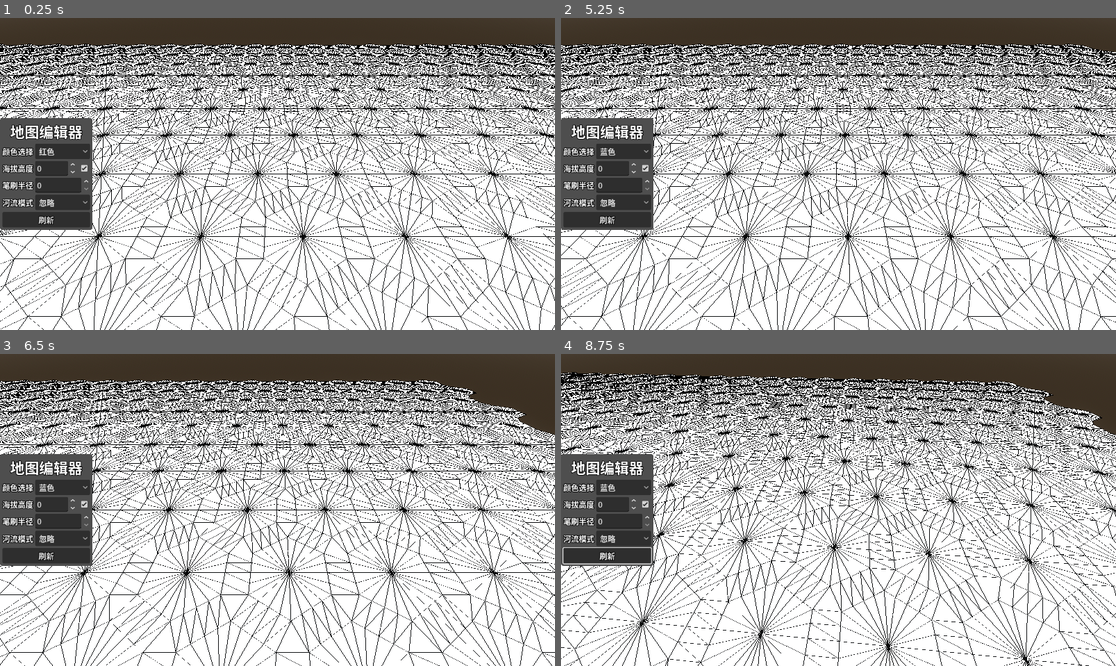
Above: before the commit, frames 1-4 (two rows, left to right).
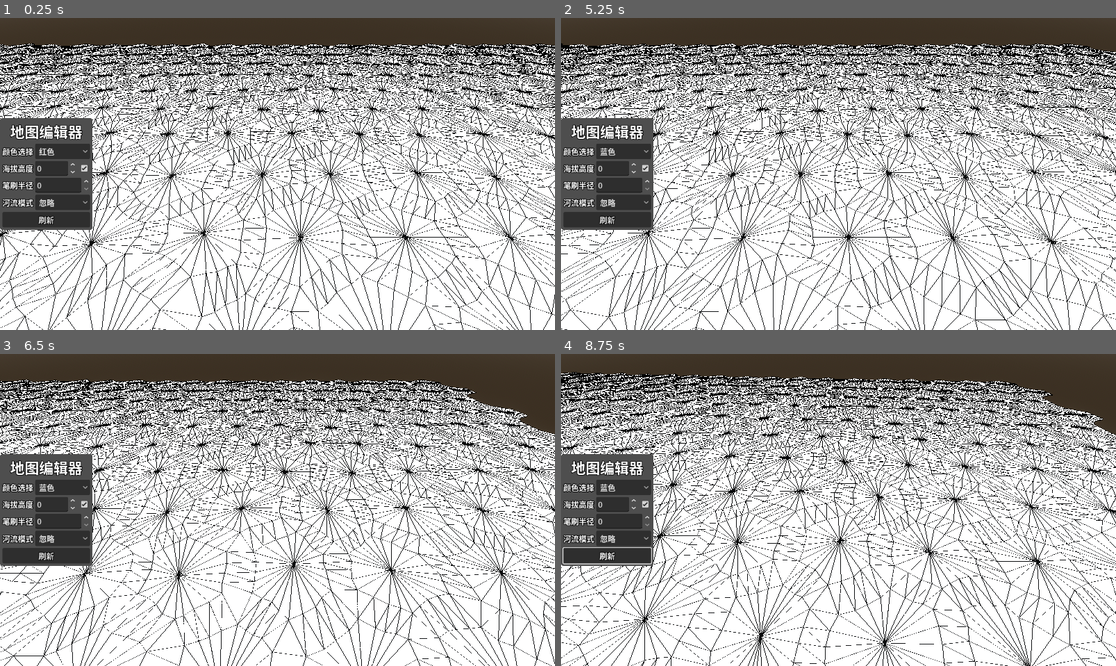
Above: after the commit, the same moments.

Repository: LiGameAcademy/godot_hex_map
Game: Godot game, scene res://scenes/main.tscn
Same seed, same stepped clock (60 frames per second), same inputs: the game is played once before the commit and once after it.
Inputs (mouse positions are in pixels of both pictures, inside the frame that each line leads up to):
- Up to frame 1 (0.25 s): no input
- Up to frame 2 (5.25 s): click "红色" at 0.5 s; click (644, 167) at 1.25 s; click "忽略" at 2 s; click "忽略" at 2.75 s; click "蓝色" at 3.5 s; click "刷新" at 4.25 s; tap Enter at 5 s; move the mouse to (960, 158) at 5.02 s; hold Right (ui_right) from 5.03 s (still down); tap 1 at 5.1 s; click (960, 158) at 5.17 s
- Up to frame 3 (6.5 s): release Right (ui_right) at 5.75 s; drag from (166, 525) to (249, 572) at 5.77 s
- Up to frame 4 (8.75 s): tap Space at 6.5 s; move the mouse to (894, 441) at 6.52 s; hold Right (ui_right) 6.53-7.25 s; tap 3 at 6.6 s; drag from (810, 572) to (672, 463) at 7.27 s; tap Enter at 8 s; move the mouse to (1005, 556) at 8.02 s; hold Left (ui_left) from 8.03 s (still down); tap E at 8.1 s

The runs differ from the first frame. In frame 1, 21% of the frame differs, in the area x 0-100%, y 8-100%; in frame 2, 21%; in frame 3, 20%; in frame 4, 21%.

Commit message:
22-河流：水面着色与动画

Diff:
--- a/prefabs/hex_grid_chunk.tscn
+++ b/prefabs/hex_grid_chunk.tscn
@@ -12,5 +12,6 @@
 
 [node name="RiverMesh" parent="." unique_id=1661439844 instance=ExtResource("2_p6i6p")]
 unique_name_in_owner = true
+cast_shadow = 0
 show_wireframe = false
 persistent_material = ExtResource("3_n4gxk")
--- a/resources/materials/river_shader_material.tres
+++ b/resources/materials/river_shader_material.tres
@@ -2,9 +2,25 @@
 
 [ext_resource type="Shader" uid="uid://sgp8q1bpm70v" path="res://resources/shaders/river.gdshader" id="1_dorey"]
 
+[sub_resource type="Gradient" id="Gradient_dorey"]
+offsets = PackedFloat32Array(0.5397112, 0.9025271)
+colors = PackedColorArray(0, 0, 0, 1, 0.9297146, 0.9297147, 0.9297146, 1)
+
+[sub_resource type="FastNoiseLite" id="FastNoiseLite_dorey"]
+frequency = 0.1
+
+[sub_resource type="NoiseTexture2D" id="NoiseTexture2D_ghcn0"]
+noise = SubResource("FastNoiseLite_dorey")
+color_ramp = SubResource("Gradient_dorey")
+seamless = true
+
 [resource]
 render_priority = 0
 shader = ExtResource("1_dorey")
+shader_parameter/_main_tex = SubResource("NoiseTexture2D_ghcn0")
 shader_parameter/_color = Color(0.2, 0.4, 0.9, 0.6)
 shader_parameter/_metallic = 0.0
 shader_parameter/_glossiness = 0.5
+shader_parameter/flow_speed = 0.10000000475
+shader_parameter/u_scale = 0.0625
+shader_parameter/highlight_strength = 0.9610000456475
--- a/resources/shaders/river.gdshader
+++ b/resources/shaders/river.gdshader
@@ -1,18 +1,33 @@
 shader_type spatial;
+render_mode blend_mix, depth_draw_always, cull_back;
 
 uniform sampler2D _main_tex : source_color;
 uniform vec4 _color : source_color = vec4(0.2, 0.4, 0.9, 0.6);
 uniform float _metallic : hint_range(0.0, 1.0, 0.1) = 0.0;
 uniform float _glossiness : hint_range(0.0, 1.0, 0.1) = 0.5;
 
+uniform float flow_speed : hint_range(0.0, 5.0) = 1.0;
+uniform float u_scale : hint_range(0.0, 1.0) = 0.0625;
+uniform float highlight_strength : hint_range(0.0, 5.0) = 2.0;
+
 void fragment() {
-	vec4 c = texture(_main_tex, UV) * _color;
-	vec3 albedo = c.rgb;
+	vec2 uv = UV;
+	uv.x = fract(uv.x * u_scale + TIME * 0.005);
+	uv.y -= fract(TIME * flow_speed);
+
+	vec2 uv2 = UV;
+	uv2.x = fract(uv2.x * u_scale + TIME * 0.0052);
+	uv2.y -= fract(TIME * (flow_speed - 0.02));
+
+	vec4 noise_sample = texture(_main_tex, uv);
+	vec4 noise_sample2 = texture(_main_tex, uv2);
+	float blend_noise = noise_sample.r * noise_sample2.r;
+
+	vec3 albedo = clamp(_color.rgb + vec3(blend_noise * highlight_strength), 0.0, 1.0);
+	float alpha = clamp(_color.a + blend_noise * highlight_strength, 0.0, 1.0);
 
 	METALLIC = _metallic;
 	ROUGHNESS = clamp(1.0 - _glossiness, 0.0, 1.0);
-	//ALPHA = c.a;
-	albedo.r = UV.x;
-	albedo.g = UV.y;
 	ALBEDO = albedo;
+	ALPHA = alpha;
 }
--- a/scenes/main.tscn
+++ b/scenes/main.tscn
@@ -28,7 +28,6 @@
 shadow_enabled = true
 
 [node name="HexGrid" parent="." unique_id=258472898 instance=ExtResource("1_o5qli")]
-noise = null
 
 [node name="HexMapCamera" parent="." unique_id=2101402743 node_paths=PackedStringArray("grid") instance=ExtResource("2_sugp2")]
 transform = Transform3D(1, 0, 0, 0, 1, 0, 0, 0, 1, 0, 57.87253, 0)
--- a/scripts/hex_metrics.gd
+++ b/scripts/hex_metrics.gd
@@ -49,7 +49,7 @@
 
 ## 河床相对格子海拔的高度偏移（负值表示比地面低）
 const STREAM_BED_ELEVATION_OFFSET: float = -1.0
-const RIVER_SURFACE_Y_OFFSET: float = -0.5
+const RIVER_SURFACE_Y_OFFSET: float = -0.1
 
 static var noise: FastNoiseLite
 
